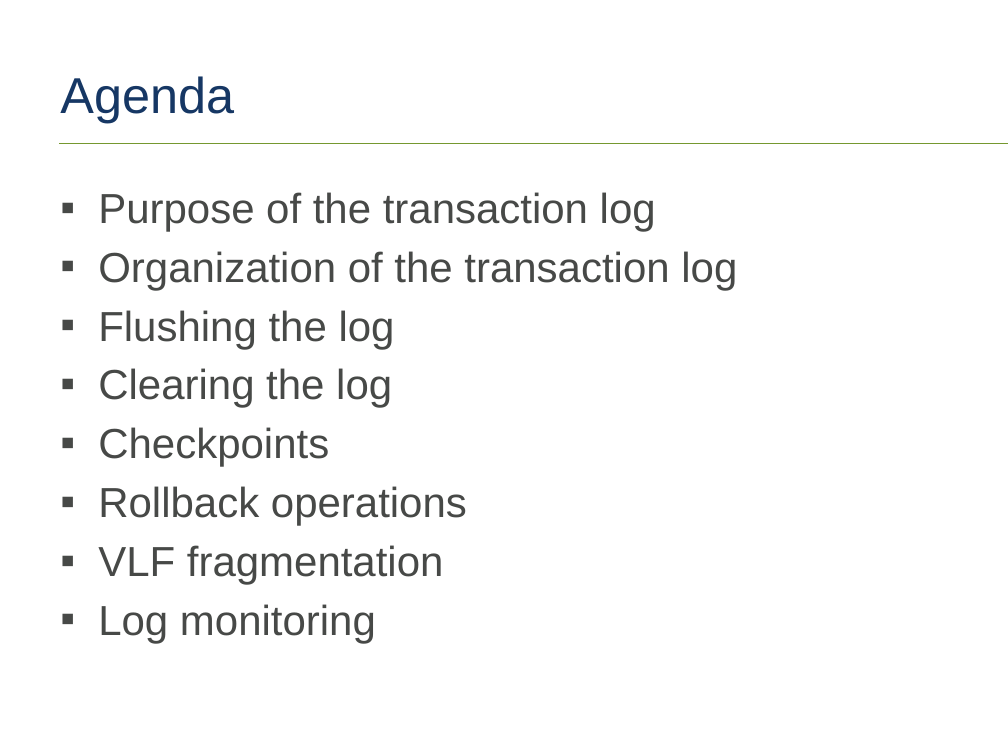
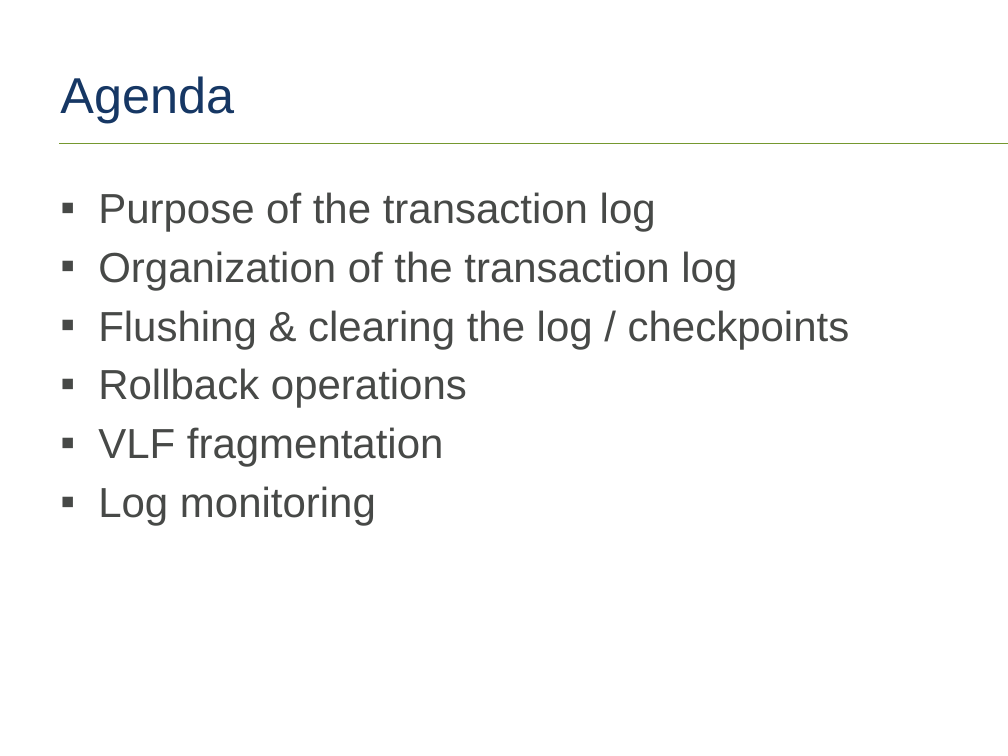
Before and after one commit to tf3604/LogFilePresentation, a slide deck: slide 3 of TransactionLog.pptx. Drawn at 1008x756 pixels with LibreOffice and Linux fonts; fonts in the diff are those of the drawing; background and template pictures are left out. Boxes give left, top, right and bottom in pixels: in the first picture for what was removed or moved away, otherwise in the second. Text is boxed around its words. In the diff, an @@ line names an element or a change of style, - is before the commit and + after.

Commit message:
Add subtitle to header.  Condense agenda.  Clarify LSN composition.  Add VLF creation info.

```diff
--- a/TransactionLog.pptx
+++ b/TransactionLog.pptx
@@ text at bbox=[98, 310, 850, 349]: text changed @@
-▪ Flushing the log
-▪ Clearing the log
-▪ Checkpoints
+▪ Flushing & clearing the log / checkpoints
```
Also in this commit, not shown: 2 other slides changed, 1 slide added.
